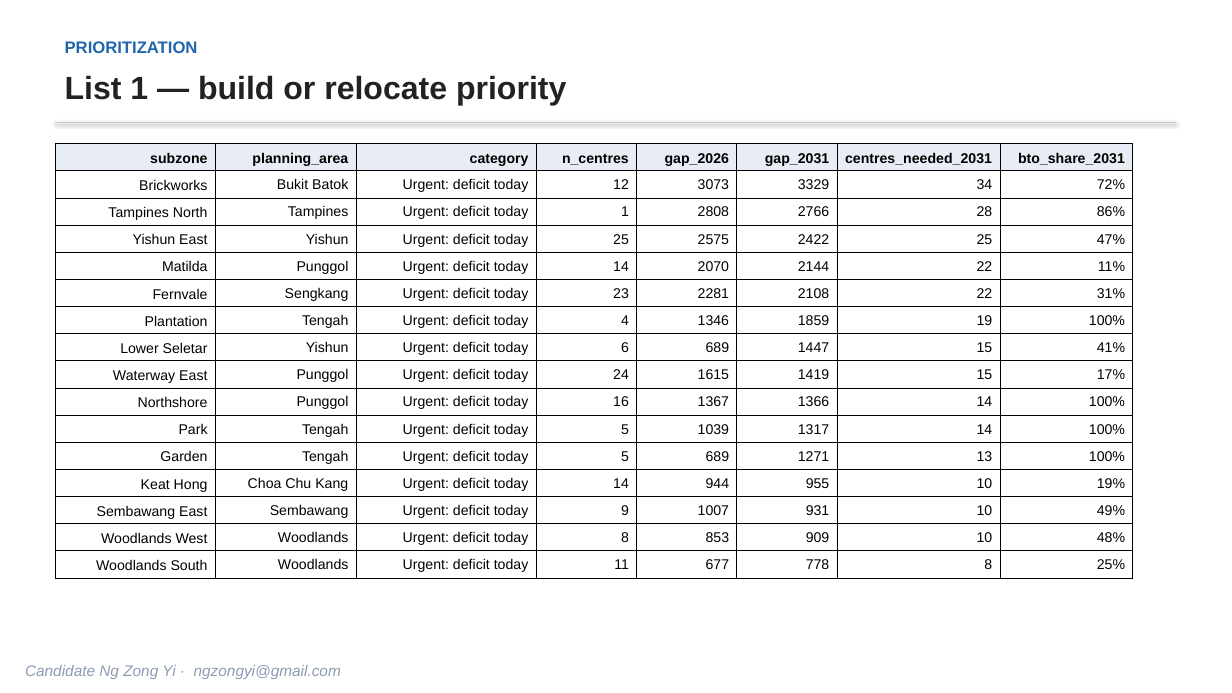
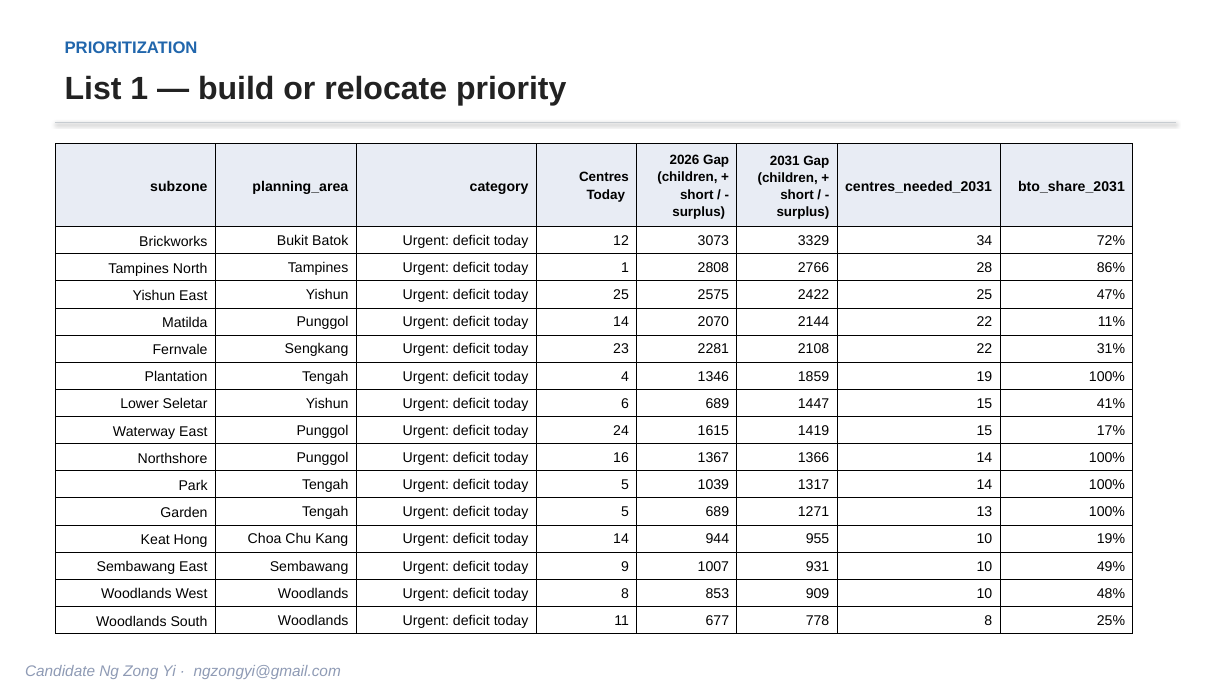
Before and after one commit to ngzongyi/govtech_geospatial, a slide deck: slide 11 of section-2-case-study/slides/preschool_demand_supply_slides.pptx. Drawn at 1232x693 pixels with LibreOffice and Linux fonts; fonts in the diff are those of the drawing. Boxes give left, top, right and bottom in pixels: in the first picture for what was removed or moved away, otherwise in the second. Text is boxed around its words. In the diff, an @@ line names an element or a change of style, - is before the commit and + after.

```diff
--- a/section-2-case-study/slides/preschool_demand_supply_slides.pptx
+++ b/section-2-case-study/slides/preschool_demand_supply_slides.pptx
@@ table at box(55, 144, 1134, 632) @@
-row 1: subzone | planning_area | category | n_centres | gap_2026 | gap_2031 | centres_needed_2031 | bto_share_2031
+row 1: subzone | planning_area | category | Centres Today | 2026 Gap (children, + short / - surplus) | 2031 Gap (children, + short / - surplus) | centres_needed_2031 | bto_share_2031
```
Also in this commit, not shown: 3 other slides changed, 1 slide added, 3 other files.
